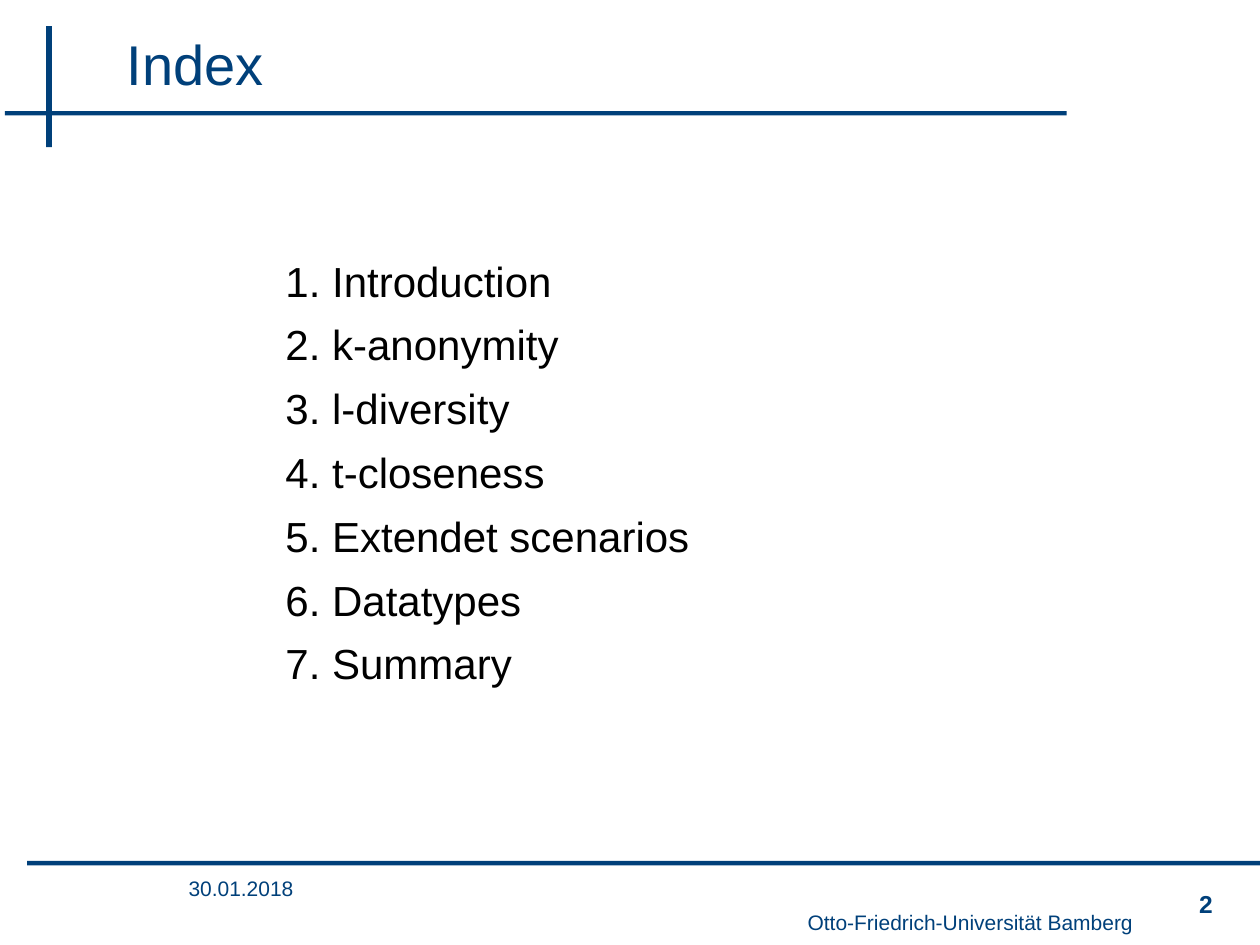
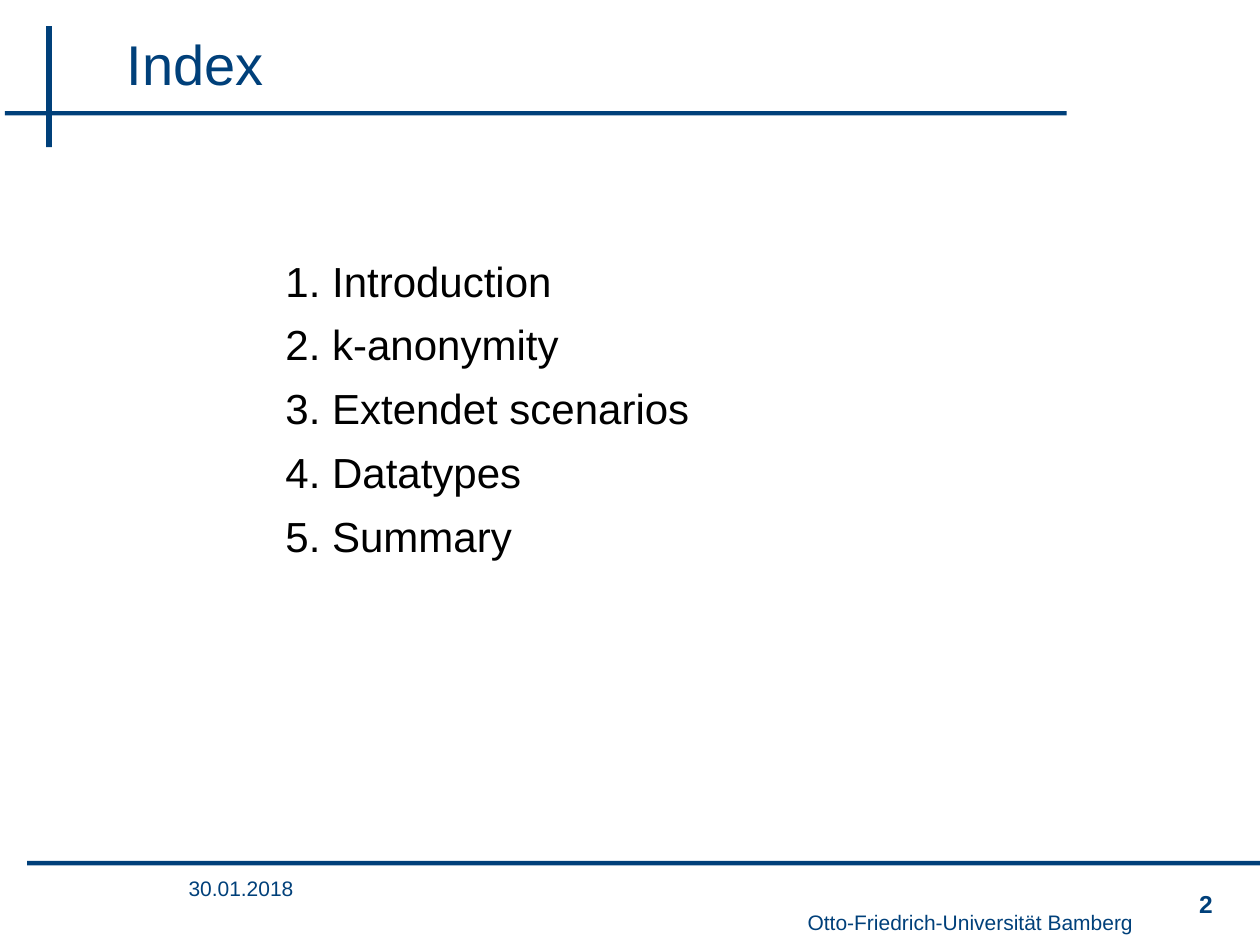
Before and after one commit to wsgan001/PSI-MSem, a slide deck: slide 2 of presentation/sicherheits_final_anV2.pptx. Drawn at 1260x945 pixels with LibreOffice and Linux fonts; fonts in the diff are those of the drawing; background and template pictures are left out. Boxes give left, top, right and bottom in pixels: in the first picture for what was removed or moved away, otherwise in the second. Text is boxed around its words. In the diff, an @@ line names an element or a change of style, - is before the commit and + after.

```diff
--- a/presentation/sicherheits_final_anV2.pptx
+++ b/presentation/sicherheits_final_anV2.pptx
@@ text at bbox=[285, 393, 689, 560]: text changed @@
-3. l-diversity
-4. t-closeness
-5. Extendet scenarios
-6. Datatypes
-7. Summary
+3. Extendet scenarios
+4. Datatypes
+5. Summary
```
Also in this commit, not shown: 3 other slides changed, 1 slide added, 5 other files.
